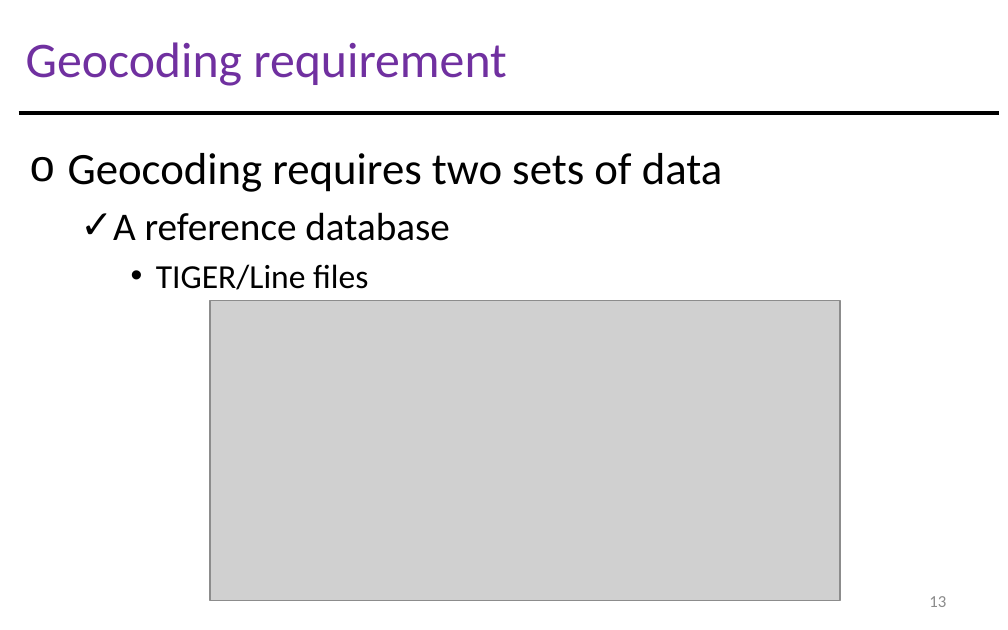
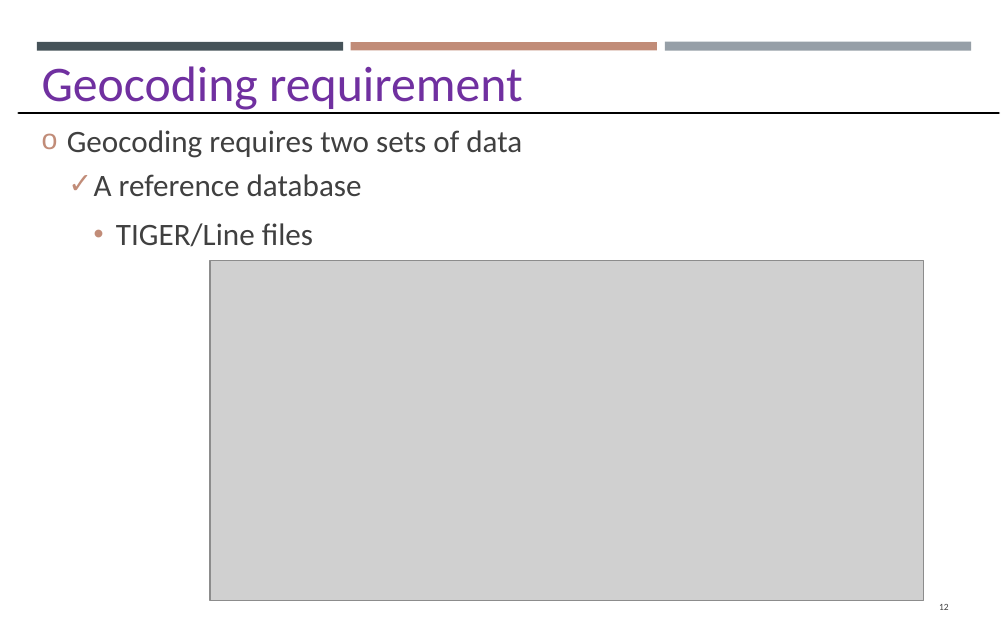
Before and after one commit to gisynw/GIS_I, a slide deck: slide 12 of docs/Lectures/Week12/Lecture12_GEOG2475_Geocoding.pptx (slide 13 before the commit). Drawn at 1008x630 pixels with LibreOffice and Linux fonts; fonts in the diff are those of the drawing; grey boxes stand for pictures. Boxes give left, top, right and bottom in pixels: in the first picture for what was removed or moved away, otherwise in the second. Text is boxed around its words. In the diff, an @@ line names an element or a change of style, - is before the commit and + after.

```diff
--- a/docs/Lectures/Week12/Lecture12_GEOG2475_Geocoding.pptx
+++ b/docs/Lectures/Week12/Lecture12_GEOG2475_Geocoding.pptx
@@ text "Geocoding requirement": place and size @@
-text "Geocoding requirement" at <box>26,42,507,86</box>
+text "Geocoding requirement" at <box>42,66,523,113</box>
@@ rectangle added at <box>37,43,343,52</box>, fill #465359 @@
@@ rectangle added at <box>351,43,656,50</box>, fill #C18C78 @@
@@ rectangle added at <box>665,41,971,50</box>, fill #969FA7 @@
@@ text "Geocoding requires two sets of ...": place and size @@
-text "Geocoding requires two sets of ..." at <box>68,153,722,290</box>
+text "Geocoding requires two sets of ..." at <box>67,130,522,247</box>
@@ text "Geocoding requires two sets of ..." at <box>67,130,522,247</box>: size 28.8 to 20 pt in "Geocoding requires two sets of data"; text colour #000000 to #404040; size 25.2 to 20 pt in "A reference database"; size 21.6 to 20 pt in "TIGER/Line files"; indent changed; less space between paragraphs; more space between paragraphs; vertical alignment top to middle @@
@@ picture: place and size @@
-picture at <box>211,300,840,600</box>
+picture at <box>209,260,923,600</box>
@@ page number at <box>939,604,949,610</box>: text changed; size 10.8 to 6.1 pt; text colour #8C8C8C to #404040 @@
-13
+12
```
Also in this commit, not shown: 23 other slides changed, 3 slides added, 4 slides removed, 17 other files.
